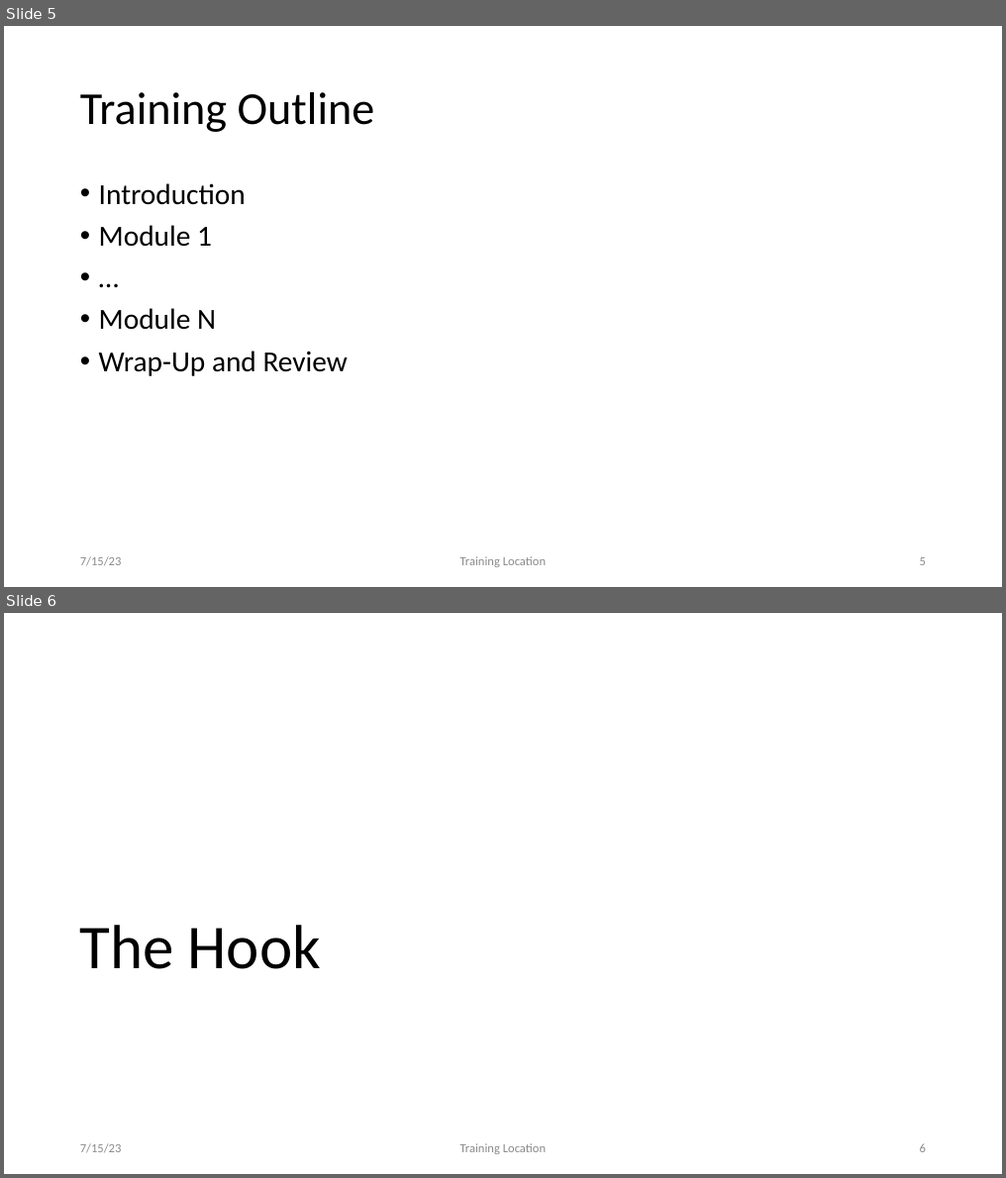
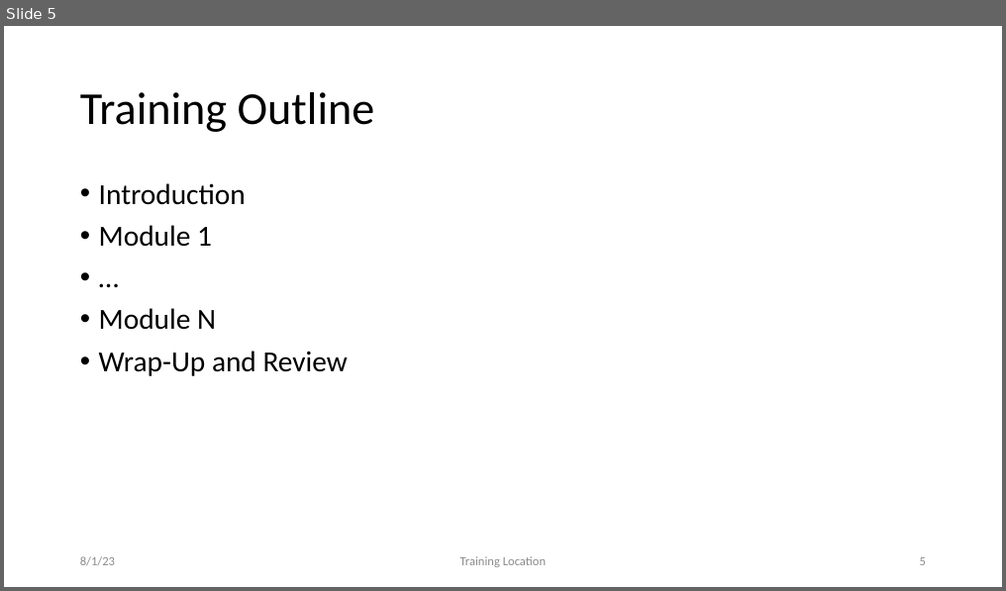
Before and after one commit to FAIR-by-Design-Methodology/templates, a slide deck: resources/Learning Unit/Learning_unit_content.pptx. Shown one above the other, each under a label of ours: slides 5 and 6 before the commit, slide 5 after it. The pictures are 1006x1178 and 1006x591 pixels, drawn with LibreOffice and Linux fonts; fonts in the diff are those of the drawing. Boxes give left, top, right and bottom in pixels: in the first picture for what was removed or moved away, otherwise in the second. Text is boxed around its words. In the diff, an @@ line names an element or a change of style, - is before the commit and + after.

```diff
--- a/resources/Learning Unit/Learning_unit_content.pptx
+++ b/resources/Learning Unit/Learning_unit_content.pptx
@@ slide 6 removed at [4,613,1002,1174], background #FFFFFF @@
@@ title removed at [79,925,321,969] @@
-The Hook
@@ text removed at [80,1144,122,1154] @@
-7/15/23
@@ text removed at [460,1144,546,1155] @@
-Training Location
@@ page number removed at [920,1144,926,1153] @@
-6
@@ slide 5 changed as well @@
@@ text at [80,557,115,567]: text changed @@
-7/15/23
+8/1/23
```
Also in this commit, not shown: 13 other slides changed, 1 other slide removed, 1 other file.
